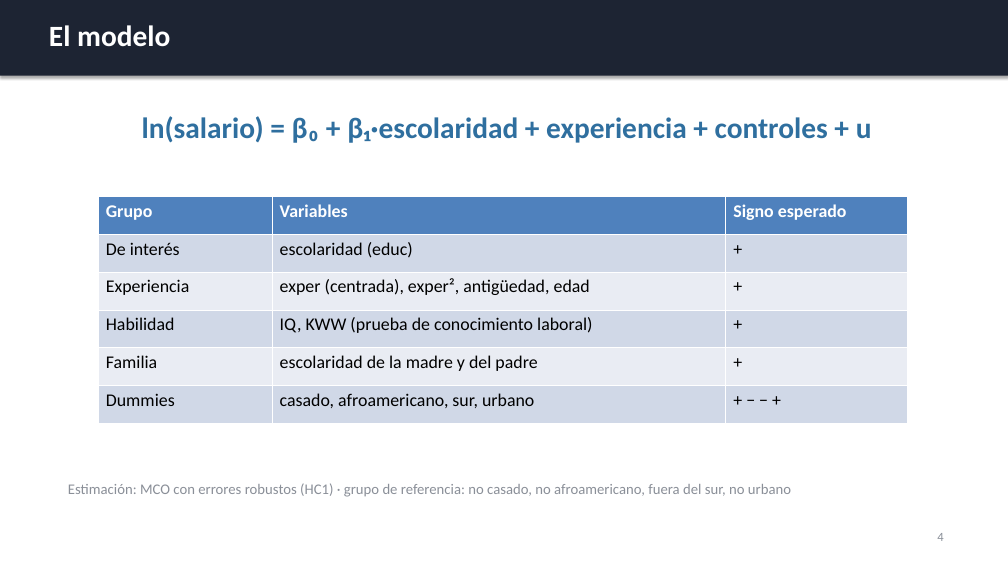
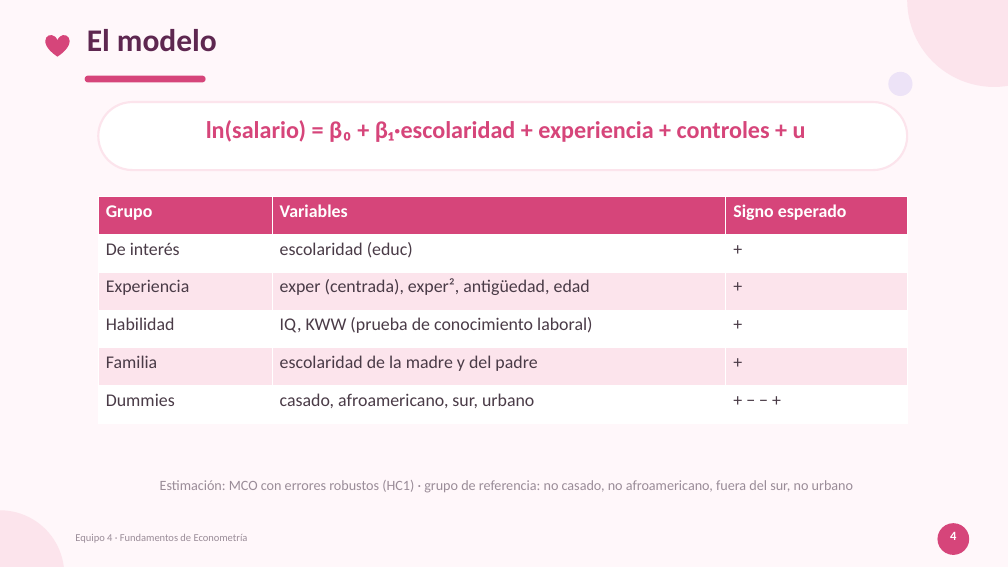
Before and after one commit to ximeelaraa/mincer-multicolinealidad, a slide deck: slide 4 of Presentacion_Final.pptx. Drawn at 1008x567 pixels with LibreOffice and Linux fonts; fonts in the diff are those of the drawing. Boxes give left, top, right and bottom in pixels: in the first picture for what was removed or moved away, otherwise in the second. Text is boxed around its words. In the diff, an @@ line names an element or a change of style, - is before the commit and + after.

```diff
--- a/Presentacion_Final.pptx
+++ b/Presentacion_Final.pptx
@@ background #FFFFFF to #FFF7FA @@
@@ rectangle removed at box(0, 0, 1008, 76) @@
@@ text "El modelo": place and size @@
-text "El modelo" at box(49, 25, 170, 47)
+text "El modelo" at box(87, 29, 217, 52)
@@ text "El modelo" at box(87, 29, 217, 52): size 28 to 30 pt, text colour #FFFFFF to #5E2750 @@
@@ ellipse added at box(907, 0, 1008, 87), fill #FCE4EC @@
@@ heart added at box(45, 35, 70, 57), fill #D6457A @@
@@ rounded rectangle added at box(85, 76, 206, 82), fill #D6457A @@
@@ ellipse added at box(889, 72, 913, 96), fill #EDE3F7 @@
@@ text "ln(salario) = β₀ + β₁·escolaridad ..." at box(206, 120, 806, 142): size 28 to 23 pt, text colour #2F6F9F to #D6457A @@
@@ rounded rectangle added at box(98, 102, 907, 170), fill #FFFFFF, outline #FCE4EC 2 pt @@
@@ table at box(98, 197, 907, 423) @@
@@ fill #4F81BD to #D6457A in row 1 @@
@@ fill #D0D8E8 to #FFFFFF in 9 cells @@
@@ fill #E9EDF4 to #FCE4EC in 6 cells @@
@@ text colour #000000 to #4A3B47 in "De interés", "escolaridad (educ)", "+", "Experiencia" and 11 more places @@
@@ text "Estimación: MCO con errores robustos ..." at box(160, 480, 853, 493): size 14 to 13.5 pt, text colour #8A8F98 to #9A8C98; alignment left to centre @@
@@ ellipse added at box(0, 510, 64, 567), fill #FCE4EC @@
@@ text added at box(75, 534, 248, 543), 10 pt, text #9A8C98 @@
+Equipo 4 · Fundamentos de Econometría
@@ text "4" at box(950, 532, 956, 540): text colour #8A8F98 to #FFFFFF, bold on; alignment left to centre @@
@@ ellipse added at box(938, 523, 969, 555), fill #D6457A @@
```
Also in this commit, not shown: 10 other slides changed, 7 other files.
